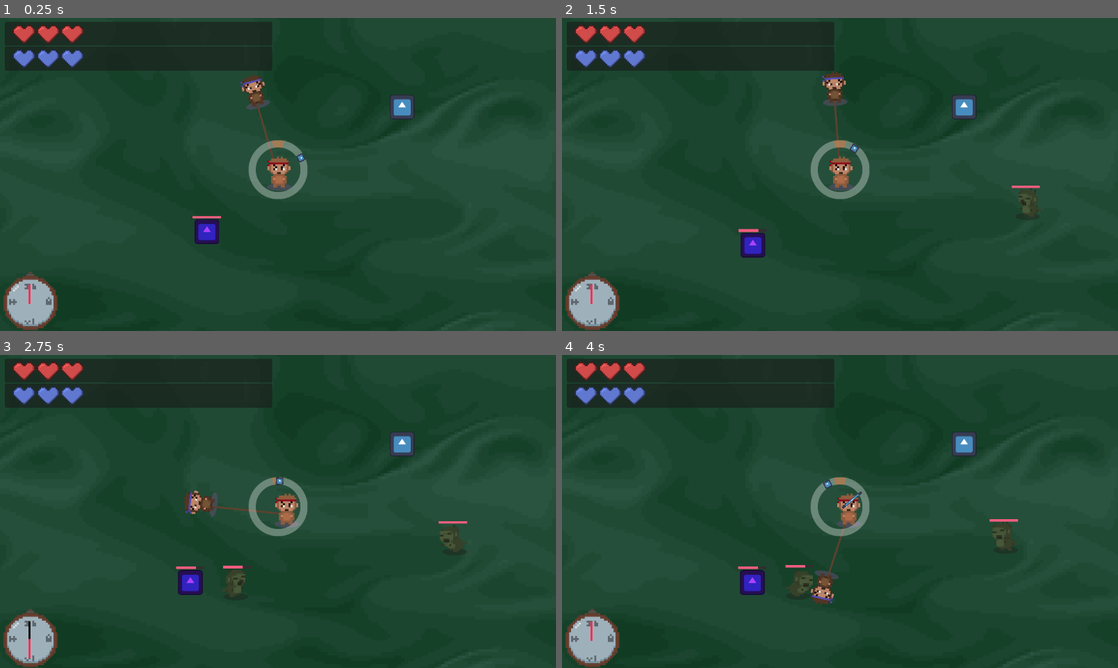
Above: before the commit, frames 1-4 (two rows, left to right).
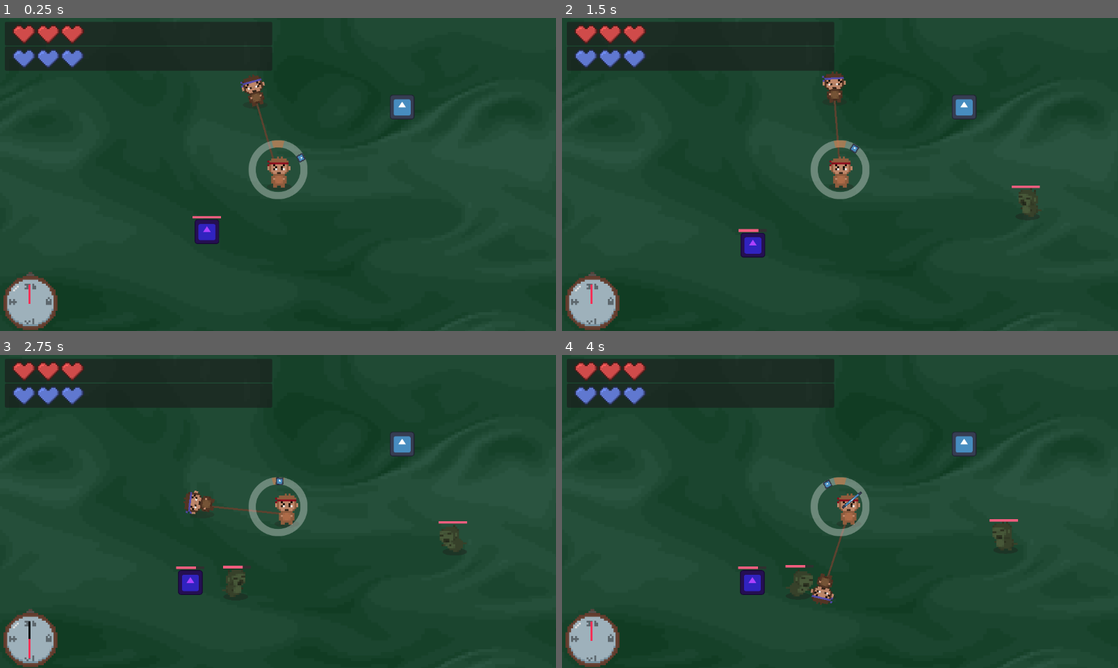
Above: after the commit, the same moments.

Repository: arrowira/cookiejam4
Game: Godot game, scene res://scenes/main.tscn
Two runs of this game, one before a commit and one after it. Both use one fixed random seed, a clock stepped at 60 frames per second and the inputs below. The engine's default icon, where the game draws it, is replaced by a stand-in: a white triangle on a blue panel in a dark square.
Inputs (mouse positions are in pixels of both pictures, inside the frame that each line leads up to):
- Up to frame 1 (0.25 s): no input
- Up to frame 2 (1.5 s): move the mouse to (962, 158) at 0.52 s; tap C (c) at 0.6 s; tap E (e) at 0.8, 1.35 s; move the mouse to (728, 190) at 1.27 s
- Up to frame 3 (2.75 s): tap K (k) at 1.55, 2.1 s; move the mouse to (333, 442) at 2.02 s; tap X (x) at 2.3 s
- Up to frame 4 (4 s): move the mouse to (812, 574) at 2.77 s; tap X (x) at 2.85 s; tap C (c) at 3.05, 3.6 s; move the mouse to (1006, 558) at 3.52 s; tap E (e) at 3.8 s

The runs differ from the first frame. In frame 1, 0.1% of the frame differs, in the area x 44-53%, y 26-56%; in frame 2, 0.1%, in the area x 47-53%, y 25-56%; in frame 3, 0.1%; in frame 4, 0.1%.

Commit message:
player shadows

Diff:
--- a/cookie-jam-4/scenes/blue.tscn
+++ b/cookie-jam-4/scenes/blue.tscn
@@ -1,10 +1,26 @@
-[gd_scene load_steps=8 format=3 uid="uid://cf7v11b0n7mx7"]
+[gd_scene load_steps=9 format=3 uid="uid://cf7v11b0n7mx7"]
 
 [ext_resource type="Script" uid="uid://clttpdgapxwag" path="res://scripts/companion.gd" id="1_qe84c"]
 [ext_resource type="Texture2D" uid="uid://cgsc80oeatyu4" path="res://sprites/blue_monkey_sprite_sheet.png" id="2_qe84c"]
+[ext_resource type="Texture2D" uid="uid://bwe16hdrivfkt" path="res://sprites/circle-256.png" id="3_ydvue"]
 
 [sub_resource type="RectangleShape2D" id="RectangleShape2D_qe84c"]
 size = Vector2(125, 128)
+
+[sub_resource type="Animation" id="Animation_ydvue"]
+length = 0.001
+tracks/0/type = "value"
+tracks/0/imported = false
+tracks/0/enabled = true
+tracks/0/path = NodePath("sprite:frame")
+tracks/0/interp = 1
+tracks/0/loop_wrap = true
+tracks/0/keys = {
+"times": PackedFloat32Array(0),
+"transitions": PackedFloat32Array(1),
+"update": 1,
+"values": [0]
+}
 
 [sub_resource type="Animation" id="Animation_qe84c"]
 resource_name = "anchored"
@@ -21,21 +37,6 @@
 "transitions": PackedFloat32Array(1, 1, 1, 1, 1, 1, 1, 1, 1, 1, 1, 1, 1, 1, 1, 1),
 "update": 1,
 "values": [0, 1, 2, 3, 4, 5, 6, 7, 8, 9, 10, 11, 12, 13, 14, 15]
-}
-
-[sub_resource type="Animation" id="Animation_ydvue"]
-length = 0.001
-tracks/0/type = "value"
-tracks/0/imported = false
-tracks/0/enabled = true
-tracks/0/path = NodePath("sprite:frame")
-tracks/0/interp = 1
-tracks/0/loop_wrap = true
-tracks/0/keys = {
-"times": PackedFloat32Array(0),
-"transitions": PackedFloat32Array(1),
-"update": 1,
-"values": [0]
 }
 
 [sub_resource type="Animation" id="Animation_02wpa"]
@@ -85,4 +86,14 @@
 }
 speed_scale = 0.4
 
+[node name="shadowswivel" type="Node2D" parent="."]
+position = Vector2(2.9999995, 1.0000038)
+
+[node name="shadow" type="Sprite2D" parent="shadowswivel"]
+modulate = Color(0.13725491, 0.1882353, 0.14117648, 0.50980395)
+z_index = -1
+position = Vector2(-0.99999964, 59)
+scale = Vector2(0.5, 0.15)
+texture = ExtResource("3_ydvue")
+
 [connection signal="body_entered" from="Area2D" to="." method="_on_area_2d_body_entered"]
--- a/cookie-jam-4/scenes/player.tscn
+++ b/cookie-jam-4/scenes/player.tscn
@@ -1,8 +1,7 @@
-[gd_scene load_steps=12 format=3 uid="uid://bw3ldb6e8p56j"]
+[gd_scene load_steps=11 format=3 uid="uid://bw3ldb6e8p56j"]
 
 [ext_resource type="Script" uid="uid://dumrf6staihvu" path="res://scripts/player.gd" id="1_qhqgy"]
 [ext_resource type="PackedScene" uid="uid://cds6v0qvg0dyx" path="res://scenes/red.tscn" id="2_dqkch"]
-[ext_resource type="Texture2D" uid="uid://bwe16hdrivfkt" path="res://sprites/circle-256.png" id="3_d2wvv"]
 [ext_resource type="PackedScene" uid="uid://cf7v11b0n7mx7" path="res://scenes/blue.tscn" id="3_qlg0r"]
 [ext_resource type="Script" uid="uid://bqnr5h2wfs35k" path="res://scripts/HeartManager.gd" id="4_qlg0r"]
 [ext_resource type="Script" uid="uid://dxeyjh4isglb3" path="res://scripts/shaker.gd" id="4_tuyoq"]
@@ -24,25 +23,11 @@
 [node name="red" parent="bSpin" instance=ExtResource("2_dqkch")]
 position = Vector2(-432, 10)
 
-[node name="Circle256" type="Sprite2D" parent="bSpin/red"]
-modulate = Color(0.36451894, 0.30150414, 0.43034837, 0.5647059)
-z_index = -1
-position = Vector2(2, 61)
-scale = Vector2(0.5, 0.15)
-texture = ExtResource("3_d2wvv")
-
 [node name="rSpin" type="Node2D" parent="."]
 rotation = 3.1415927
 
 [node name="blue" parent="rSpin" instance=ExtResource("3_qlg0r")]
 position = Vector2(436, -8)
-
-[node name="Circle256" type="Sprite2D" parent="rSpin/blue"]
-modulate = Color(0.36451894, 0.30150414, 0.43034837, 0.5647059)
-z_index = -1
-position = Vector2(2, 61)
-scale = Vector2(0.5, 0.15)
-texture = ExtResource("3_d2wvv")
 
 [node name="camera anchor" type="Node2D" parent="."]
 
--- a/cookie-jam-4/scenes/red.tscn
+++ b/cookie-jam-4/scenes/red.tscn
@@ -1,10 +1,26 @@
-[gd_scene load_steps=8 format=3 uid="uid://cds6v0qvg0dyx"]
+[gd_scene load_steps=9 format=3 uid="uid://cds6v0qvg0dyx"]
 
 [ext_resource type="Script" uid="uid://clttpdgapxwag" path="res://scripts/companion.gd" id="1_8flnf"]
 [ext_resource type="Texture2D" uid="uid://bvpjn4g3x3h5g" path="res://sprites/red_monkey_sprite_sheet-export.webp" id="2_8flnf"]
+[ext_resource type="Texture2D" uid="uid://bwe16hdrivfkt" path="res://sprites/circle-256.png" id="3_vskon"]
 
 [sub_resource type="RectangleShape2D" id="RectangleShape2D_8flnf"]
 size = Vector2(125, 128)
+
+[sub_resource type="Animation" id="Animation_ydvue"]
+length = 0.001
+tracks/0/type = "value"
+tracks/0/imported = false
+tracks/0/enabled = true
+tracks/0/path = NodePath("sprite:frame")
+tracks/0/interp = 1
+tracks/0/loop_wrap = true
+tracks/0/keys = {
+"times": PackedFloat32Array(0),
+"transitions": PackedFloat32Array(1),
+"update": 1,
+"values": [0]
+}
 
 [sub_resource type="Animation" id="Animation_qe84c"]
 resource_name = "anchored"
@@ -21,21 +37,6 @@
 "transitions": PackedFloat32Array(1, 1, 1, 1, 1, 1, 1, 1, 1, 1, 1, 1, 1, 1, 1, 1),
 "update": 1,
 "values": [0, 1, 2, 3, 4, 5, 6, 7, 8, 9, 10, 11, 12, 13, 14, 15]
-}
-
-[sub_resource type="Animation" id="Animation_ydvue"]
-length = 0.001
-tracks/0/type = "value"
-tracks/0/imported = false
-tracks/0/enabled = true
-tracks/0/path = NodePath("sprite:frame")
-tracks/0/interp = 1
-tracks/0/loop_wrap = true
-tracks/0/keys = {
-"times": PackedFloat32Array(0),
-"transitions": PackedFloat32Array(1),
-"update": 1,
-"values": [0]
 }
 
 [sub_resource type="Animation" id="Animation_02wpa"]
@@ -83,4 +84,14 @@
 }
 speed_scale = 0.4
 
+[node name="shadowswivel" type="Node2D" parent="."]
+position = Vector2(2.9999995, 1.0000038)
+
+[node name="shadow" type="Sprite2D" parent="shadowswivel"]
+modulate = Color(0.13681772, 0.18870631, 0.14146903, 0.50980395)
+z_index = -1
+position = Vector2(-0.99999964, 59)
+scale = Vector2(0.5, 0.15)
+texture = ExtResource("3_vskon")
+
 [connection signal="body_entered" from="Area2D" to="." method="_on_area_2d_body_entered"]
--- a/cookie-jam-4/scripts/companion.gd
+++ b/cookie-jam-4/scripts/companion.gd
@@ -10,6 +10,8 @@
 
 # Called every frame. 'delta' is the elapsed time since the previous frame.
 func _process(delta: float) -> void:
+	$shadowswivel.global_rotation_degrees = 0.0
+
 	if !weapon:
 		global_rotation_degrees = 0
 	else:
